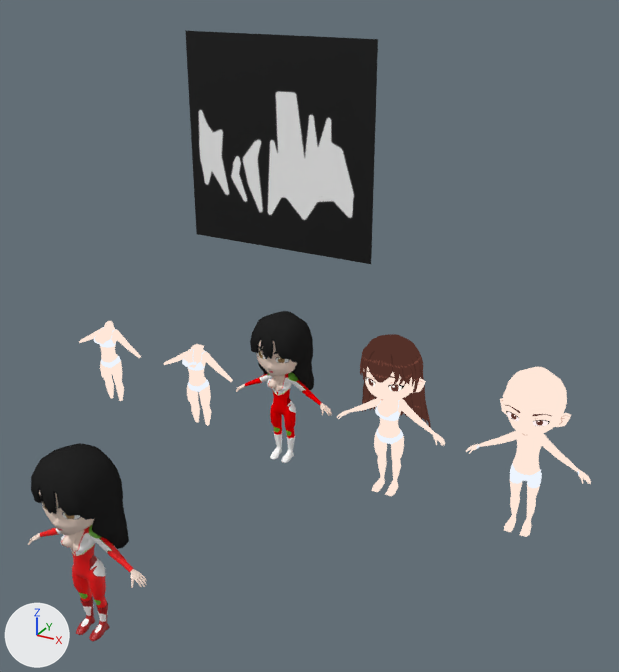
One commit to the Blender file BASEMESH/basemesh.blend: the scene before it, then after it.
One viewpoint serves both versions: a camera (50 mm lens) standing at (4.18, -6.98, 5.01) and looking at (0.95, -1.1, 2.07). The axes (+X, +Y, +Z) are drawn at lower left. The lights are the same throughout.

Script lines for the objects in view, before the commit:
```python
ob_chibi_female_002 = bpy.data.objects.new('Chibi Female.002', me_cube_008)
ob_chibi_female_002.location = (-1.11, 0.0, 0.0)
ob_chibi_female_002.rotation_euler = (-0.0801, 0.0, 0.0)  # degrees (-4.6, 0, 0)
ob_chibi_female_002.scale = (0.121, 0.121, 0.121)
ob_chibi_male = bpy.data.objects.new('Chibi Male', me_cube_003)
ob_chibi_male.location = (2.64, 0.0, 0.0)
ob_chibi_male.rotation_euler = (-0.0801, 0.0, 0.0)  # degrees (-4.6, 0, 0)
ob_chibi_male.scale = (0.121, 0.121, 0.121)
ob_reikobody_head = bpy.data.objects.new('ReikoBody&Head', me_cube_006)
ob_reikobody_head.location = (0.0, 0.0, 0.0)
ob_reikobody_head.rotation_euler = (-0.0801, 0.0, 0.0)  # degrees (-4.6, 0, 0)
ob_reikobody_head.scale = (0.121, 0.121, 0.121)
ob_reikobody_head_001 = bpy.data.objects.new('ReikoBody&Head.001', me_cube_004)
ob_reikobody_head_001.location = (0.0, -3.04, 0.0)
ob_reikobody_head_001.rotation_euler = (-0.0801, 0.0, 0.0)  # degrees (-4.6, 0, 0)
ob_reikobody_head_001.scale = (0.121, 0.121, 0.121)
ob_reikohair = bpy.data.objects.new('ReikoHair', me_cube_014)
ob_reikohair.location = (0.0, 0.0, 0.0)
ob_reikohair.rotation_euler = (-0.0801, 0.0, 0.0)  # degrees (-4.6, 0, 0)
ob_reikohair.scale = (0.121, 0.121, 0.121)
ob_reikohair_001 = bpy.data.objects.new('ReikoHair.001', me_cube_005)
ob_reikohair_001.location = (0.0, -3.04, 0.0)
ob_reikohair_001.rotation_euler = (-0.0801, 0.0, 0.0)  # degrees (-4.6, 0, 0)
ob_reikooutfit = bpy.data.objects.new('ReikoOutfit', me_cube_007)
ob_reikooutfit.location = (0.0, 0.0, 0.0)
ob_reikooutfit.rotation_euler = (-0.0801, 0.0, 0.0)  # degrees (-4.6, 0, 0)
ob_reikooutfit.scale = (0.121, 0.121, 0.121)
ob_reikooutfit_001 = bpy.data.objects.new('ReikoOutfit.001', me_cube_010)
ob_reikooutfit_001.location = (0.0, -3.04, 0.0)
ob_reikooutfit_001.rotation_euler = (-0.0801, 0.0, 0.0)  # degrees (-4.6, 0, 0)
ob_reikooutfit_001.scale = (0.121, 0.121, 0.121)
# also in view: 'Plane' at (0.0, 0.0, 3.39); 'Hair' at (1.24, 0.07, 1.17); 'Chibi Female' at (1.25, 0.02, 0.84); 'Chibi Female.004' at (-2.39, 0.0, 0.6)
```
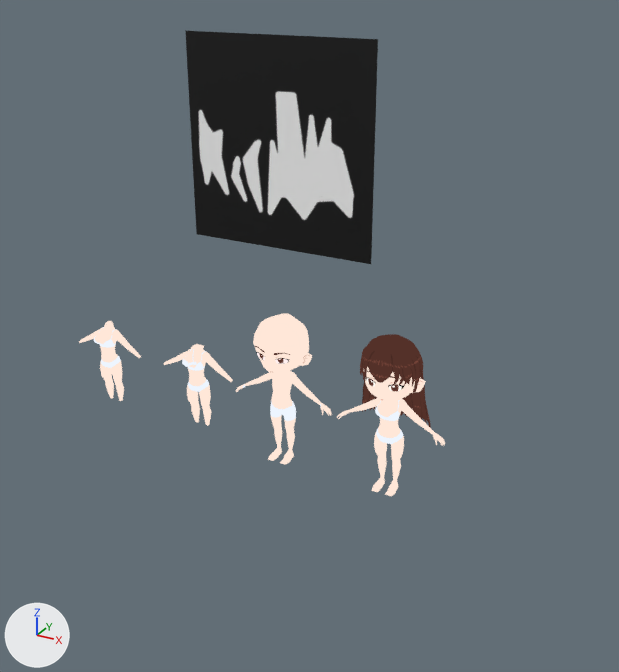
The edits, one by one:
Object 'Chibi Male' (ob_chibi_male) moves from (2.64, 0.0, 0.0) to (0.0, 0.0, 0.0).
Object 'ReikoBody&Head' (ob_reikobody_head) is now hidden.
Object 'ReikoHair' (ob_reikohair) is now hidden.
Object 'ReikoOutfit' (ob_reikooutfit) is now hidden.
Object 'ReikoBody&Head.001' (ob_reikobody_head_001) is now hidden.
Object 'ReikoHair.001' (ob_reikohair_001) is now hidden.
Object 'ReikoOutfit.001' (ob_reikooutfit_001) is now hidden.

Where the change shows, as pixel boxes (x1, y1, x2, y2) in the pictures (619 x 672 px):
'Chibi Male', moved
    before: (466, 367, 591, 537)
    after: (235, 313, 332, 464)
'ReikoHair.001', hidden (black)
    before: (31, 443, 129, 549)
'ReikoOutfit.001', hidden (red)
    before: (40, 525, 134, 641)
'ReikoHair', hidden (black)
    before: (250, 311, 314, 390)
'ReikoOutfit', hidden
    before: (245, 372, 322, 463)
'ReikoBody&Head.001', hidden
    before: (28, 490, 147, 588)
'ReikoBody&Head', hidden (beige)
    before: (235, 340, 332, 416)
